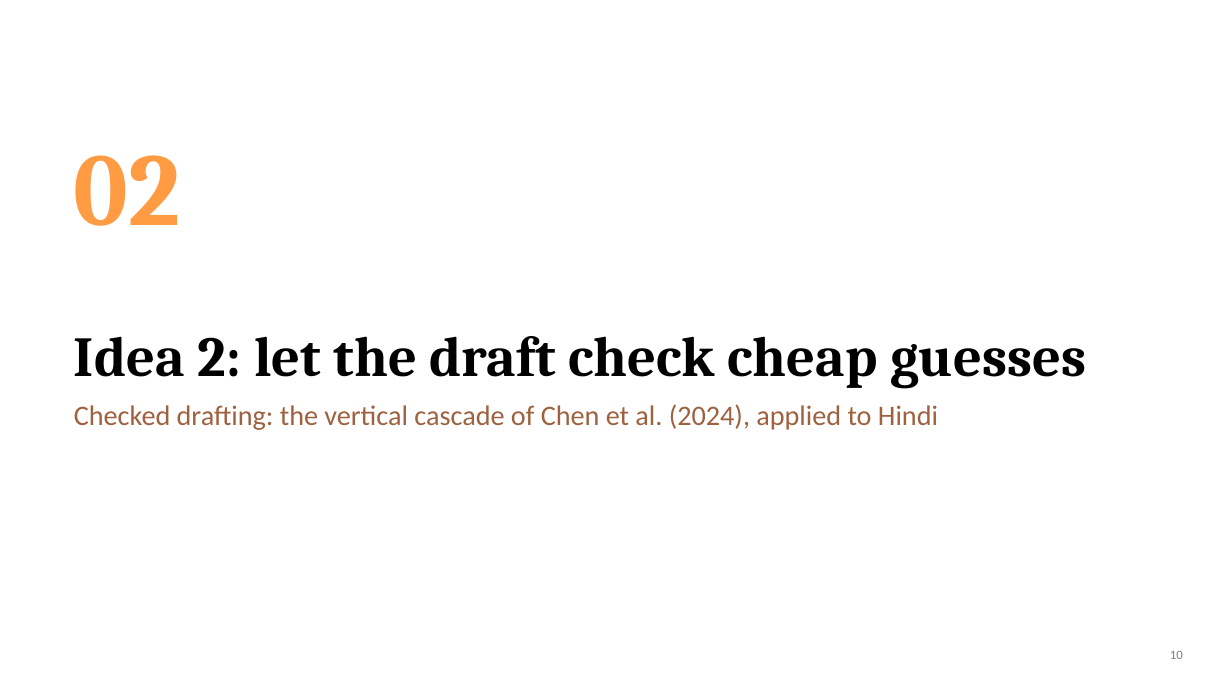
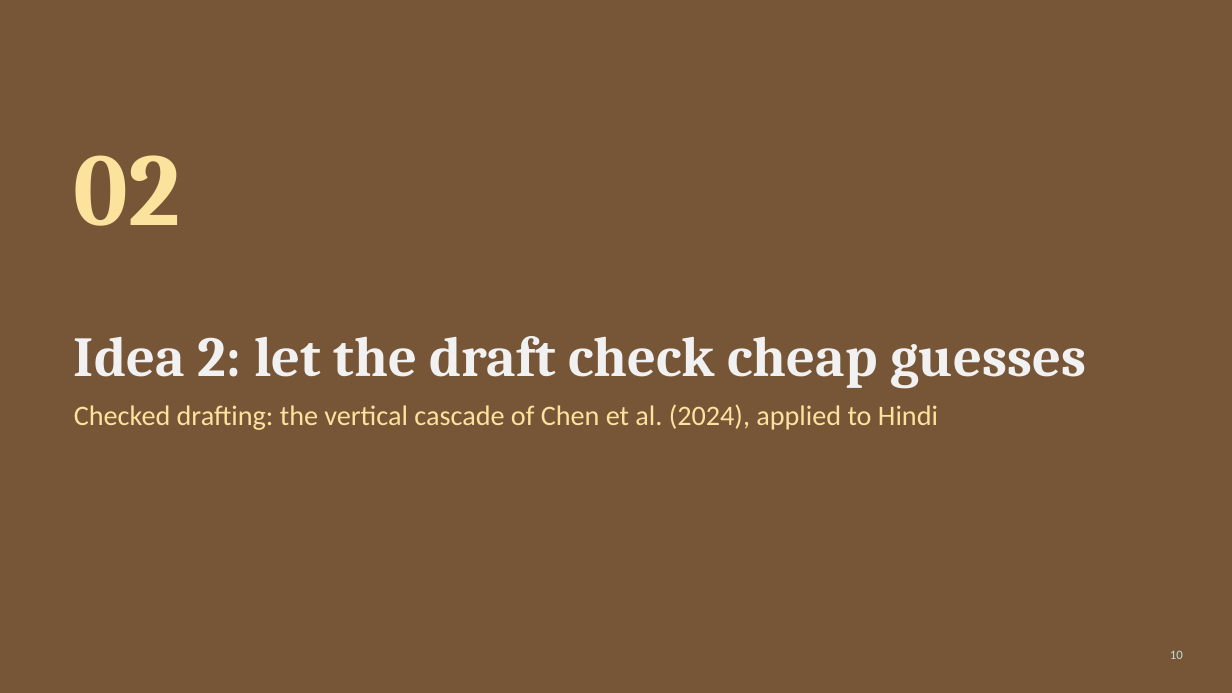
Before and after one commit to https-kanika/Linguistically-guided-MTP, a slide deck: slide 10 of slides/token_tax_refund.pptx. Drawn at 1232x693 pixels with LibreOffice and Linux fonts; fonts in the diff are those of the drawing. Boxes give left, top, right and bottom in pixels: in the first picture for what was removed or moved away, otherwise in the second. Text is boxed around its words. In the diff, an @@ line names an element or a change of style, - is before the commit and + after.

Commit message:
Slides: seashell theme (Old Copper, Butter Yellow, Nebula)

```diff
--- a/slides/token_tax_refund.pptx
+++ b/slides/token_tax_refund.pptx
@@ background #FFFFFF to #775537 @@
@@ text "02" at (74, 155, 181, 226): text colour #FF9B42 to #FBE29D @@
@@ title "Idea 2: let the draft ..." at (74, 336, 1086, 388): text colour #000000 to #F1F1F1 @@
@@ text "Checked drafting: the vertical cascade ..." at (74, 404, 938, 430): text colour #9E6240 to #FBE29D @@
@@ page number at (1170, 650, 1183, 659): text colour #7F7F7F to #C0DDDA @@
```
Also in this commit, not shown: 16 other slides changed, 1 other file.
